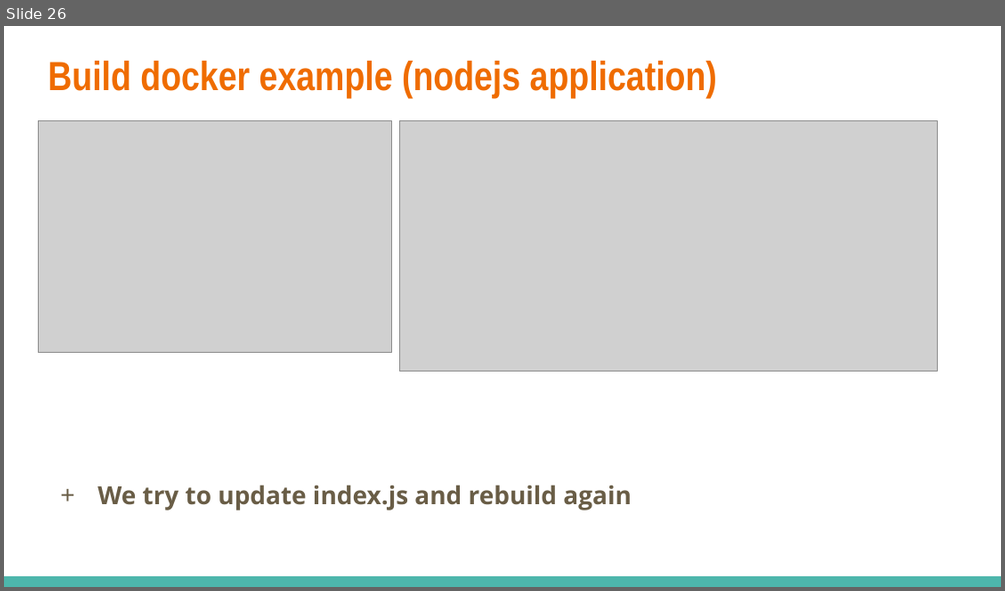
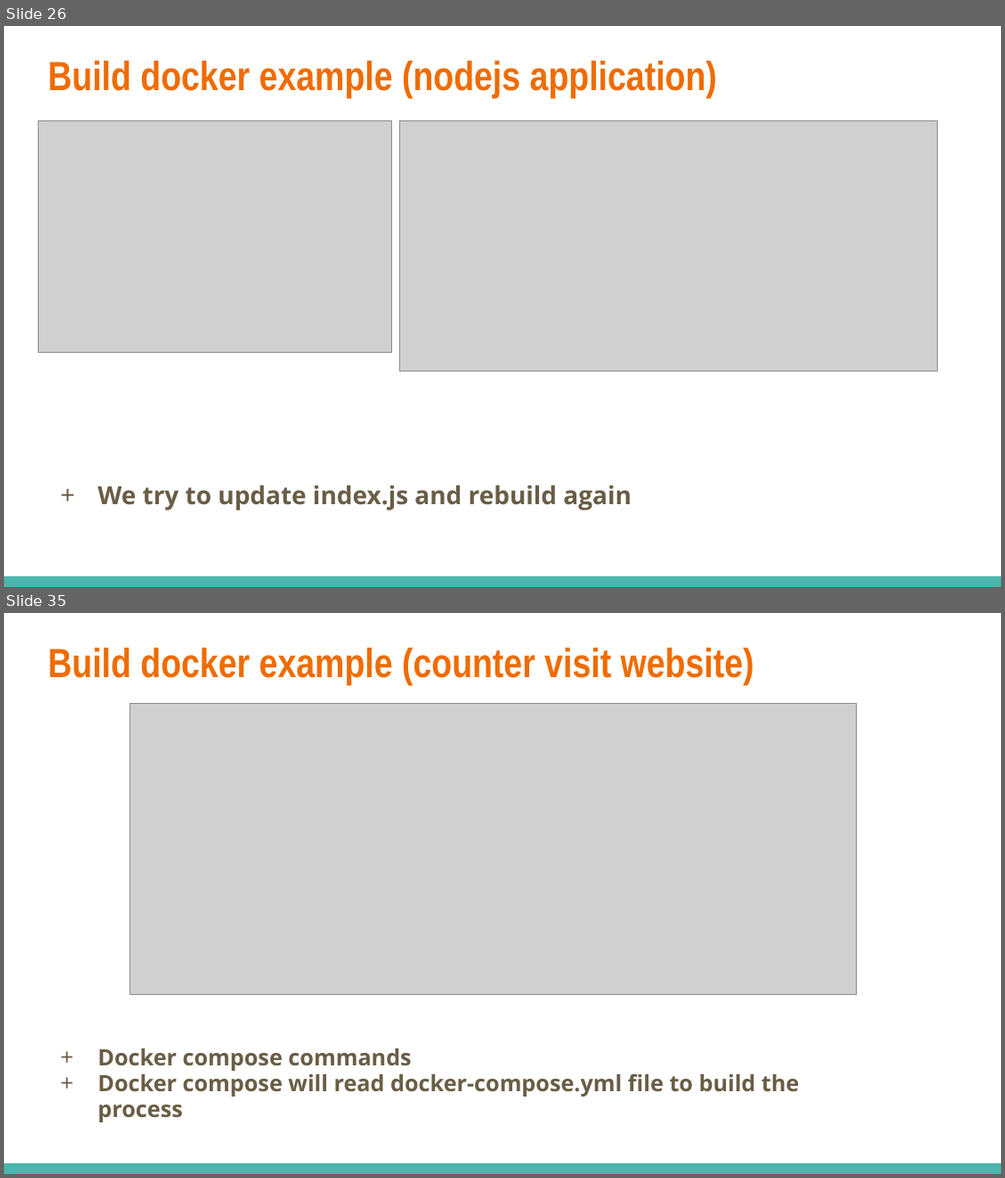
Before and after one commit to dinhhung09138/Learning-Example, a slide deck: Docker - 03 - Build a Custom Images Through Docker.pptx. Shown one above the other, each under a label of ours: slide 26 before the commit, slides 26 and 35 after it; the slides between them are not shown. The pictures are 1005x591 and 1005x1178 pixels, drawn with LibreOffice and Linux fonts; fonts in the diff are those of the drawing; grey boxes stand for pictures. Boxes give left, top, right and bottom in pixels: in the first picture for what was removed or moved away, otherwise in the second. Text is boxed around its words. In the diff, an @@ line names an element or a change of style, - is before the commit and + after.

Commit message:
Build counter website node app and redis cache

```diff
--- a/Docker - 03 - Build a Custom Images Through Docker.pptx
+++ b/Docker - 03 - Build a Custom Images Through Docker.pptx
@@ slide 35 added at <box>4,613,1001,1174</box>, background #FFFFFF; not listed: 1 template element that a slide beside it also shows @@
@@ title added at <box>48,648,754,685</box>, 29.4 pt, text #EF6C00, bold @@
+Build docker example (counter visit website)
@@ picture added at <box>129,704,857,995</box> @@
@@ text added at <box>97,1048,799,1122</box>, 16.2 pt, text #695D46, bold @@
++ Docker compose commands
++ Docker compose will read docker-compose.yml file to build the process
```
Also in this commit, not shown: 1 slide changed, 11 other slides added, 4 other files.
